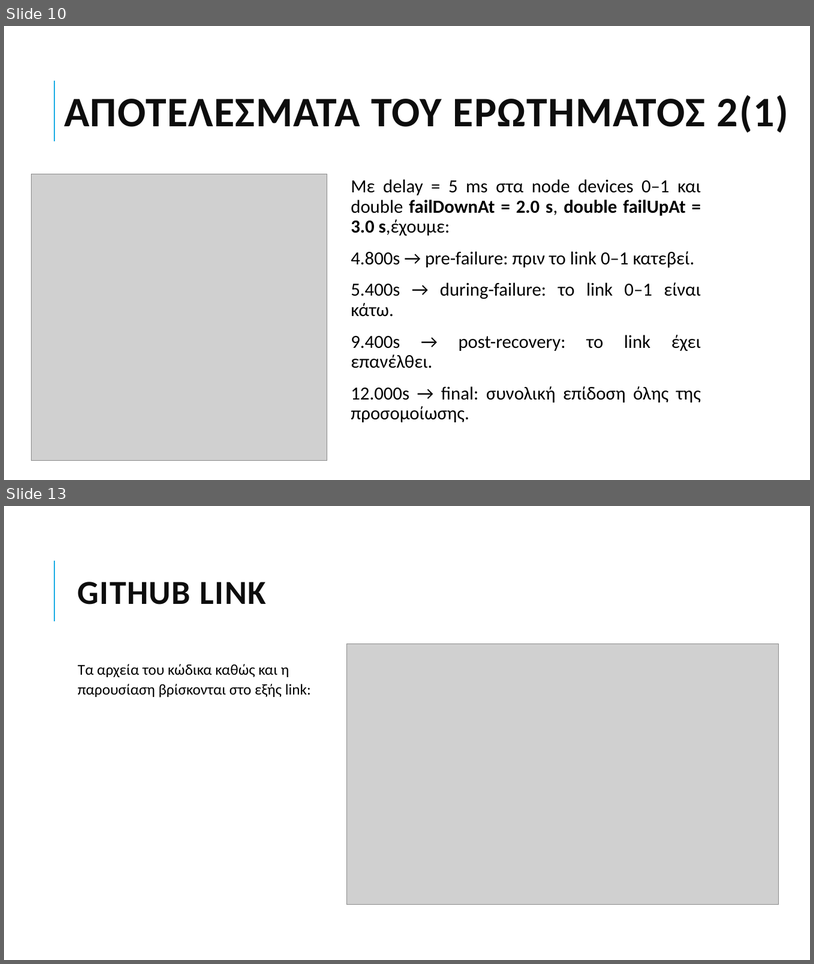
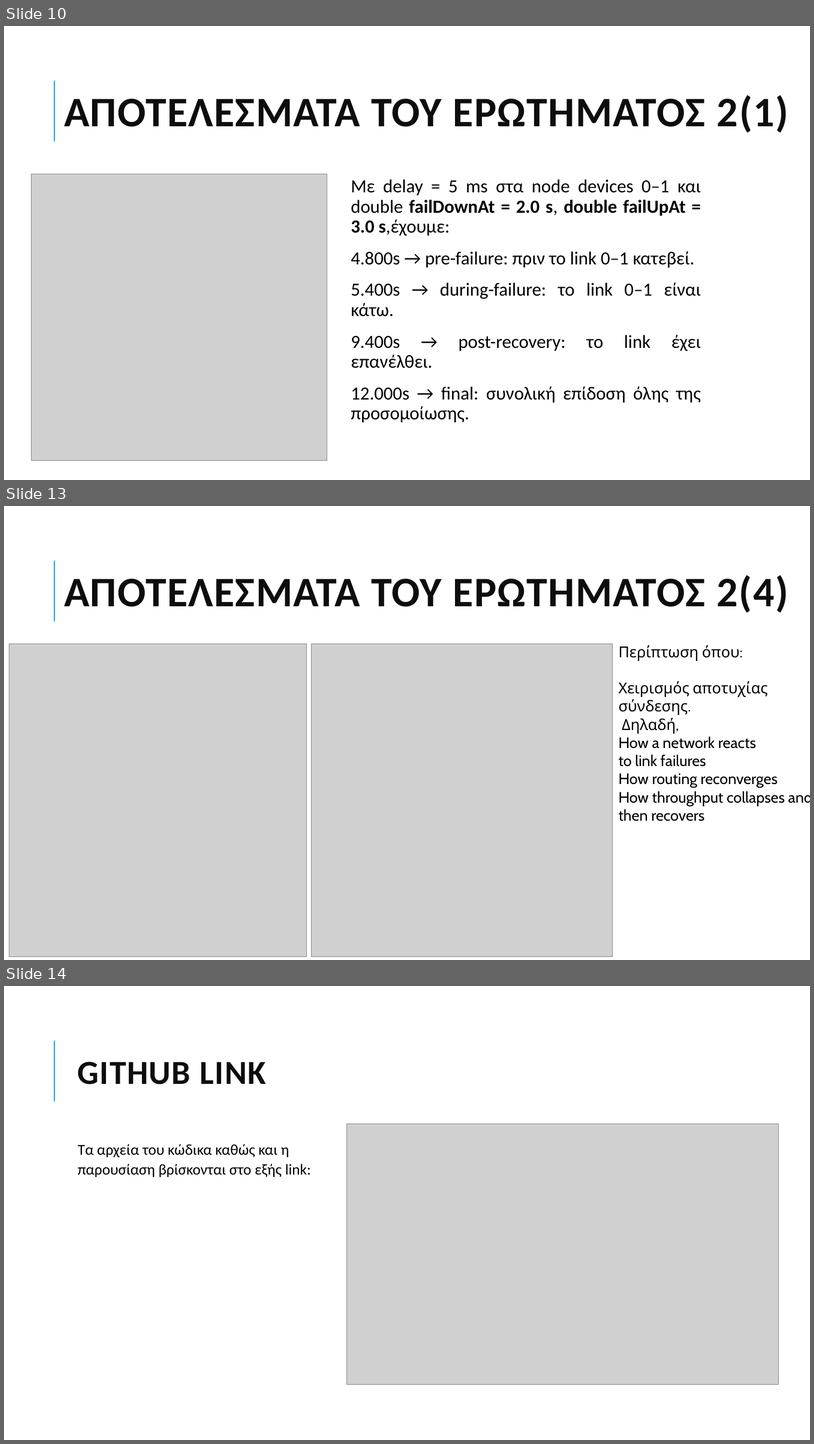
Before and after one commit to grgmyl/Ns3Project, a slide deck: Presentations/Ns-3_presentation_F.pptx. Shown one above the other, each under a label of ours: slides 10 and 13 before the commit, slides 10, 13 and 14 after it; the slides between them are not shown. The pictures are 814x964 and 814x1444 pixels, drawn with LibreOffice and Linux fonts; fonts in the diff are those of the drawing; grey boxes stand for pictures. Boxes give left, top, right and bottom in pixels: in the first picture for what was removed or moved away, otherwise in the second. Text is boxed around its words. In the diff, an @@ line names an element or a change of style, - is before the commit and + after.

```diff
--- a/Presentations/Ns-3_presentation_F.pptx
+++ b/Presentations/Ns-3_presentation_F.pptx
@@ slide 13 added at <box>4,506,810,960</box>, background #FFFFFF; not listed: 1 template element that a slide beside it also shows @@
@@ title added at <box>64,575,789,613</box>, 50 pt, text #0D0D0D, bold @@
+ΑΠΟΤΕΛΕΣΜΑΤΑ ΤΟΥ ΕΡΩΤΗΜΑΤΟΣ 2(4)
@@ picture added at <box>9,644,307,957</box> @@
@@ picture added at <box>311,644,612,957</box> @@
@@ text added at <box>619,645,810,821</box>, 18 pt, text #000000 @@
+Περίπτωση όπου:
+Χειρισμός αποτυχίας σύνδεσης.
+Δηλαδή,
+How a network reacts
+to link failures
+How routing reconverges
+How throughput collapses and
+then recovers
@@ what was slide 13 is now slide 14 @@
```
Also in this commit, not shown: 2 slides changed, 1 other slide added, 1 slide removed.
